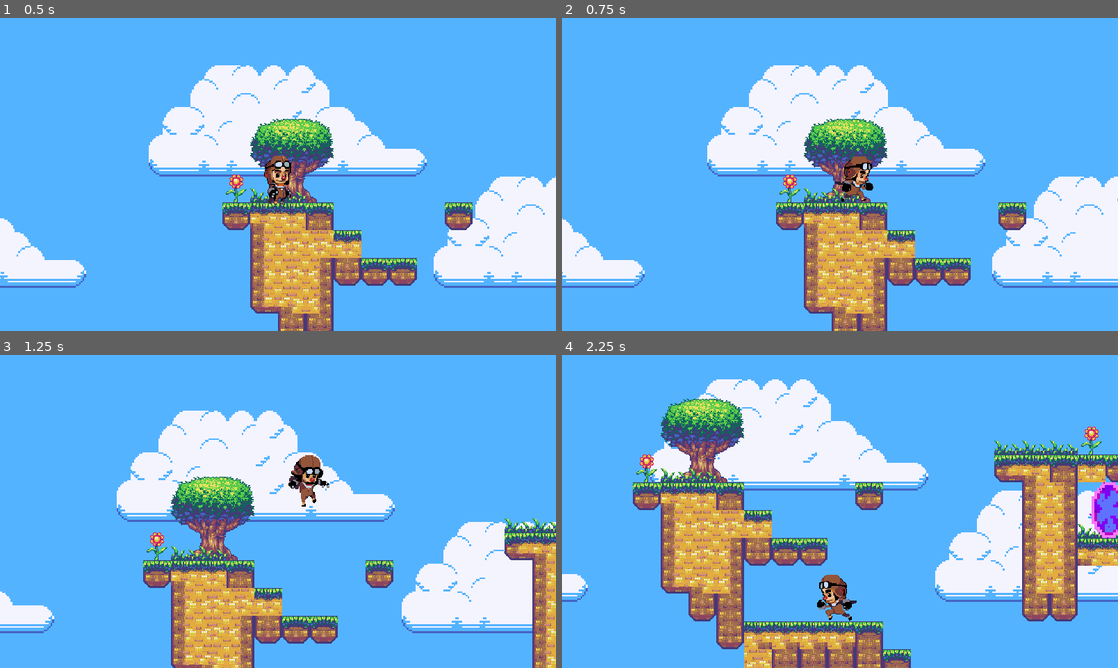
Above: before the commit, frames 1-4 (two rows, left to right).
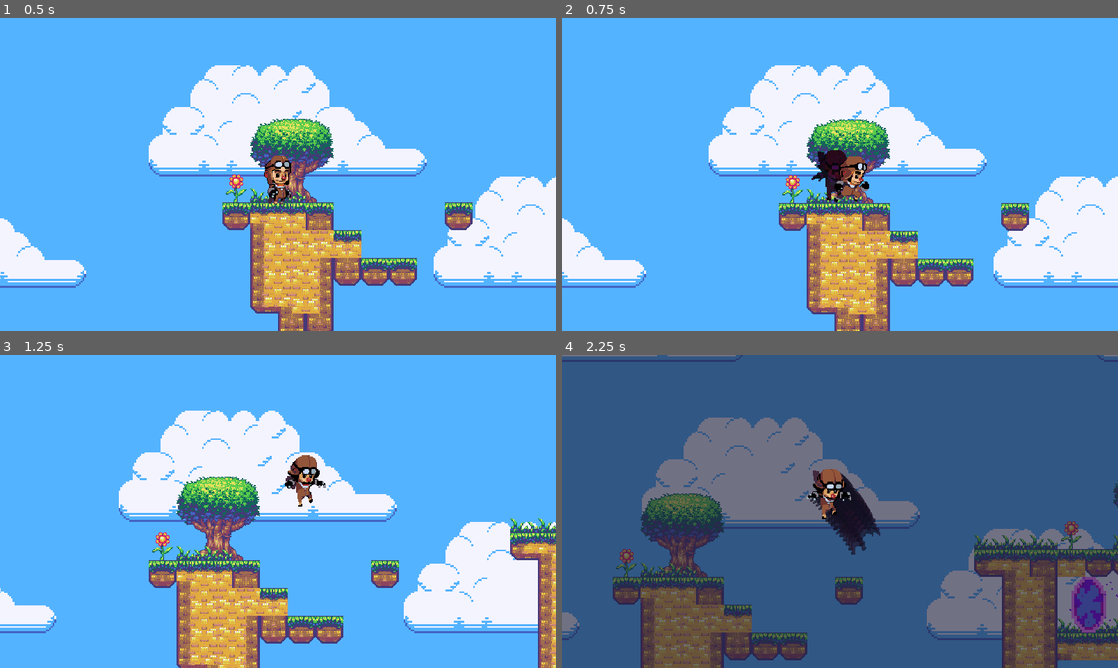
Above: after the commit, the same moments.

Repository: seanlim/zendari
Game: Godot game, scene res://Worlds/Sandbox.tscn
Two runs of this game, one before a commit and one after it. Both use one fixed random seed, a clock stepped at 60 frames per second and the inputs below.
Inputs:
- Up to frame 1 (0.5 s): no input
- Up to frame 2 (0.75 s): tap Enter at 0.5 s; hold D (ui_right) from 0.53 s (still down); hold R (player_rewind, bound only after the commit) from 0.53 s (still down)
- Up to frame 3 (1.25 s): keep holding D (ui_right); keep holding R (player_rewind, bound only after the commit); tap W (ui_up) at 0.77 s
- Up to frame 4 (2.25 s): release R (player_rewind, bound only after the commit) at 1.28 s; tap R (player_rewind, bound only after the commit) at 1.35 s; tap W (ui_up) at 1.52 s; release D (ui_right) at 2.03 s; hold A (ui_left) from 2.03 s (still down); hold R (player_rewind, bound only after the commit) from 2.03 s (still down)

Frame 1 is identical in both runs. In frame 2, 8.5% of the frame differs, in the area x 0-100%, y 15-100%; in frame 3, 11%; in frame 4, 100%, in the area x 0-100%, y 0-100%.

Commit message:
Add lever

Diff:
--- a/Player.gd
+++ b/Player.gd
@@ -26,10 +26,10 @@
 
 func _physics_process(delta):
 	print(motion_hist.size())
-	if Input.is_action_just_released("ui_down"):
+	if Input.is_action_just_released("player_rewind"):
 			rewinding = false
 			motion_hist.clear()
-	elif Input.is_action_pressed("ui_down"):
+	elif Input.is_action_pressed("player_rewind"):
 		rewinding = true
 
 	# REWIND
--- a/Worlds/Sandbox.tscn
+++ b/Worlds/Sandbox.tscn
@@ -1,9 +1,41 @@
-[gd_scene load_steps=5 format=2]
+[gd_scene load_steps=10 format=2]
 
 [ext_resource path="res://Components/ParallaxBackground.tscn" type="PackedScene" id=1]
 [ext_resource path="res://Tiles.tres" type="TileSet" id=2]
 [ext_resource path="res://Components/Portal.tscn" type="PackedScene" id=3]
 [ext_resource path="res://Components/Player.tscn" type="PackedScene" id=4]
+[ext_resource path="res://Tiles/Lever/lever2.png" type="Texture" id=5]
+[ext_resource path="res://Tiles/Lever/lever0.png" type="Texture" id=6]
+[ext_resource path="res://Tiles/Lever/lever1.png" type="Texture" id=7]
+
+[sub_resource type="SpriteFrames" id=1]
+
+animations = [ {
+"frames": [ ExtResource( 5 ) ],
+"loop": true,
+"name": "on",
+"speed": 5.0
+}, {
+"frames": [ ExtResource( 6 ) ],
+"loop": true,
+"name": "off",
+"speed": 5.0
+}, {
+"frames": [ ExtResource( 5 ), ExtResource( 7 ), ExtResource( 6 ) ],
+"loop": true,
+"name": "switch_off",
+"speed": 5.0
+}, {
+"frames": [ ExtResource( 6 ), ExtResource( 7 ), ExtResource( 5 ) ],
+"loop": true,
+"name": "switch_on",
+"speed": 5.0
+} ]
+
+[sub_resource type="RectangleShape2D" id=2]
+
+custom_solver_bias = 0.0
+extents = Vector2( 20, 15 )
 
 [node name="World" type="Node" index="0"]
 
@@ -27,7 +59,7 @@
 collision_mask = 1
 occluder_light_mask = 1
 format = 1
-tile_data = PoolIntArray( 262161, 28, 0, 262163, 28, 0, 3276 …(1486 unchanged characters)… 15, 0, 1048584, 17, 0, 1048585, 17, 0, 1114123, 18, 0, 1114124, 18, 0, 1179663, 18, 0 )
+tile_data = PoolIntArray( 262161, 28, 0, 262163, 28, 0, 3276 …(1486 unchanged characters)… 15, 0, 1048584, 17, 0, 1048585, 17, 0, 1048594, 15, 0, 1114123, 18, 0, 1114124, 18, 0, 1114130, 16, 0, 1179663, 18, 0, 1179664, 18, 0, 1179665, 18, 0, 1179666, 17, 0 )
 _sections_unfolded = [ "Cell", "Collision", "Material", "Occluder", "Transform", "Visibility" ]
 __meta__ = {
 "_edit_lock_": true
@@ -41,3 +73,34 @@
 [node name="Player" parent="." index="3" instance=ExtResource( 4 )]
 
 position = Vector2( 32, 224 )
+
+[node name="Area2D" type="Area2D" parent="." index="4"]
+
+position = Vector2( 592, 555 )
+scale = Vector2( 0.7, 0.7 )
+input_pickable = true
+gravity_vec = Vector2( 0, 1 )
+gravity = 98.0
+linear_damp = 0.1
+angular_damp = 1.0
+audio_bus_override = false
+audio_bus_name = "Master"
+_sections_unfolded = [ "Transform", "Visibility" ]
+__meta__ = {
+"_edit_group_": true
+}
+
+[node name="AnimatedSprite" type="AnimatedSprite" parent="Area2D" index="0"]
+
+frames = SubResource( 1 )
+animation = "switch_on"
+frame = 1
+playing = true
+_sections_unfolded = [ "Transform" ]
+
+[node name="CollisionShape2D" type="CollisionShape2D" parent="Area2D" index="1"]
+
+visible = false
+scale = Vector2( 2, 2 )
+shape = SubResource( 2 )
+_sections_unfolded = [ "Transform", "Visibility" ]
--- a/project.godot
+++ b/project.godot
@@ -38,6 +38,8 @@
 ui_down=[ Object(InputEventKey,"resource_local_to_scene":false,"resource_name":"","device":0,"alt":false,"shift":false,"control":false,"meta":false,"command":false,"pressed":false,"scancode":83,"unicode":0,"echo":false,"script":null)
 , Object(InputEventJoypadButton,"resource_local_to_scene":false,"resource_name":"","device":0,"button_index":13,"pressure":0.0,"pressed":false,"script":null)
  ]
+player_rewind=[ Object(InputEventKey,"resource_local_to_scene":false,"resource_name":"","device":0,"alt":false,"shift":false,"control":false,"meta":false,"command":false,"pressed":false,"scancode":82,"unicode":0,"echo":false,"script":null)
+ ]
 
 [rendering]
 
Binary file added: Tiles/Lever/lever0.png
Not shown, added: Tiles/Lever/lever0.png.import
Binary file added: Tiles/Lever/lever1.png
Not shown, added: Tiles/Lever/lever1.png.import
Binary file added: Tiles/Lever/lever2.png
Not shown, added: Tiles/Lever/lever2.png.import
